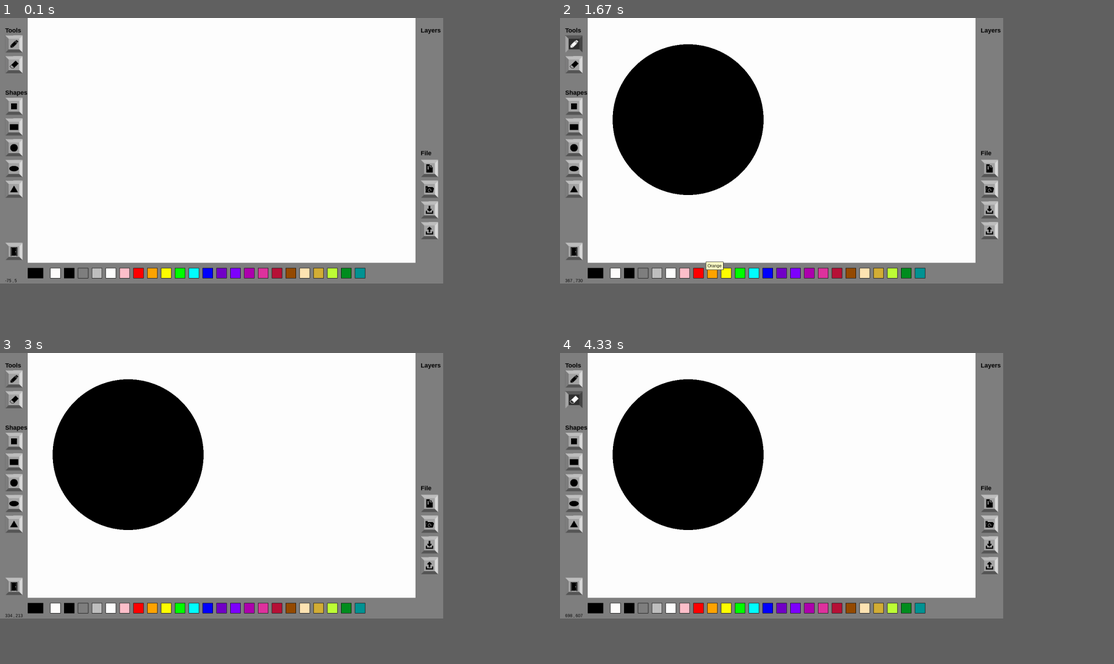
Above: before the commit, frames 1-4 (two rows, left to right).
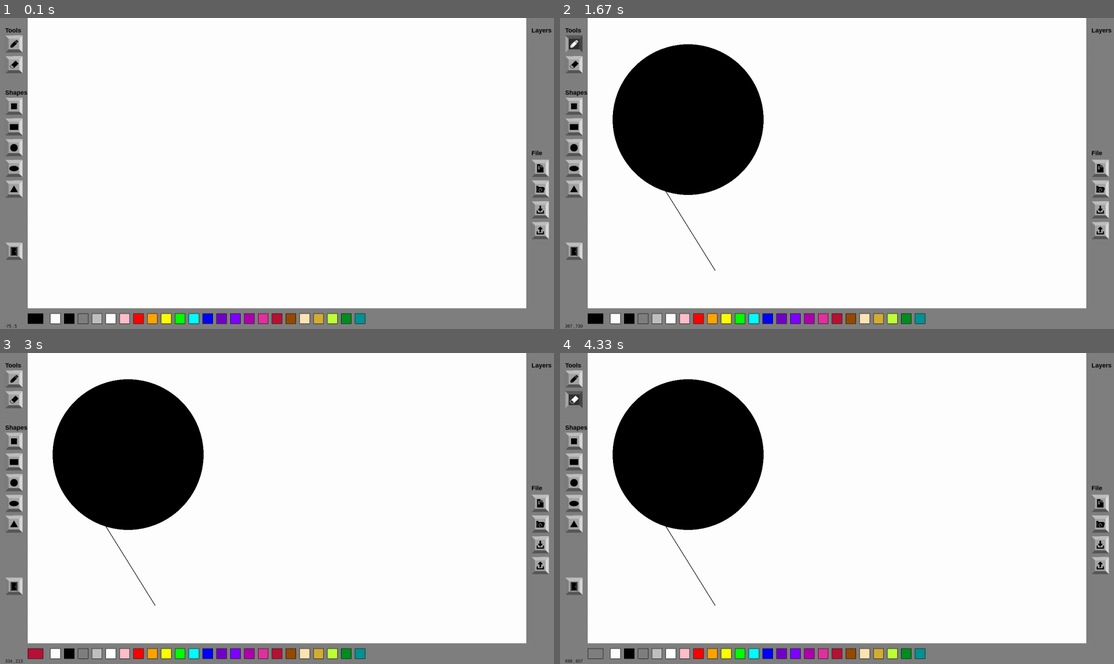
Above: after the commit, the same moments.

Repository: andrewkb1004-del/Drawing-Pygame-Software-andrewkb1004-del
Game: pygame game, started from src/project.py
Two runs of this game, one before a commit and one after it. Both use one fixed random seed, a clock stepped at 60 frames per second and the inputs below.
Inputs (mouse positions are in pixels of both pictures, inside the frame that each line leads up to):
- Up to frame 1 (0.1 s): no input
- Up to frame 2 (1.67 s): press the mouse at (1097, 229) at 0.37 s; move the mouse to (958, 157) at 0.47 s; release the mouse at (814, 89) at 0.6 s; press the mouse at (571, 148) at 0.7 s; move the mouse to (609, 204) at 0.8 s; release the mouse at (643, 263) at 0.93 s; click (764, 195) at 1.05 s; press the mouse at (571, 42) at 1.37 s; move the mouse to (643, 157) at 1.47 s; release the mouse at (715, 269) at 1.6 s
- Up to frame 3 (3 s): press the mouse at (11, 377) at 1.7 s; move the mouse to (110, 499) at 1.8 s; release the mouse at (204, 617) at 1.93 s; press the mouse at (249, 654) at 2.03 s; move the mouse to (155, 623) at 2.13 s; release the mouse at (66, 595) at 2.27 s; press the mouse at (277, 654) at 2.37 s; move the mouse to (171, 592) at 2.47 s; release the mouse at (72, 533) at 2.6 s; press the mouse at (537, 502) at 2.7 s; move the mouse to (343, 464) at 2.8 s; release the mouse at (144, 427) at 2.93 s
- Up to frame 4 (4.33 s): press the mouse at (809, 654) at 3.03 s; move the mouse to (737, 527) at 3.13 s; release the mouse at (670, 399) at 3.27 s; press the mouse at (643, 654) at 3.37 s; move the mouse to (753, 623) at 3.47 s; release the mouse at (859, 592) at 3.6 s; press the mouse at (1097, 502) at 3.7 s; move the mouse to (936, 552) at 3.8 s; release the mouse at (776, 601) at 3.93 s; press the mouse at (571, 399) at 4.03 s; move the mouse to (704, 480) at 4.13 s; release the mouse at (831, 561) at 4.27 s
The window is 720x432 before the commit and 900x506 after it. Grey fills any space a smaller window leaves; there, only what the larger window draws over its background counts as a difference.

The runs differ from the first frame. In frame 1, 21% of the frame differs, in the area x 0-100%, y 0-100%; in frame 2, 21%; in frame 3, 21%; in frame 4, 21%.

Commit message:
Pygame window resolution changed to 1600x900

Diff:
--- a/src/project.py
+++ b/src/project.py
@@ -457,8 +457,8 @@
         screen_width, screen_height = infoObject.current_w, infoObject.current_h
         resolution = (screen_width, screen_height)
     else:
-        screen_width = 1280
-        screen_height = 768
+        screen_width = 1600
+        screen_height = 900
         resolution = (screen_width, screen_height)
         screen = pygame.display.set_mode(resolution)
 
